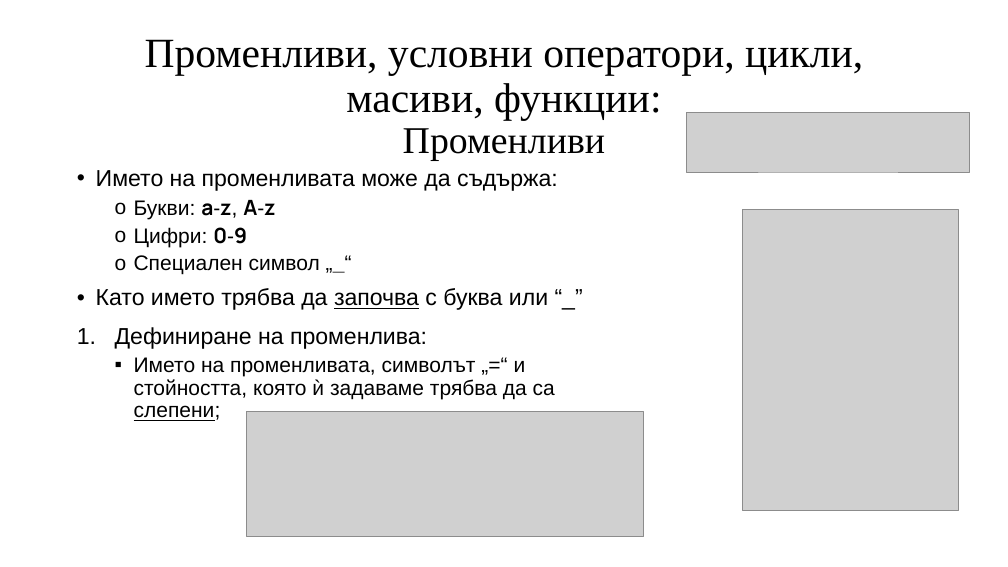
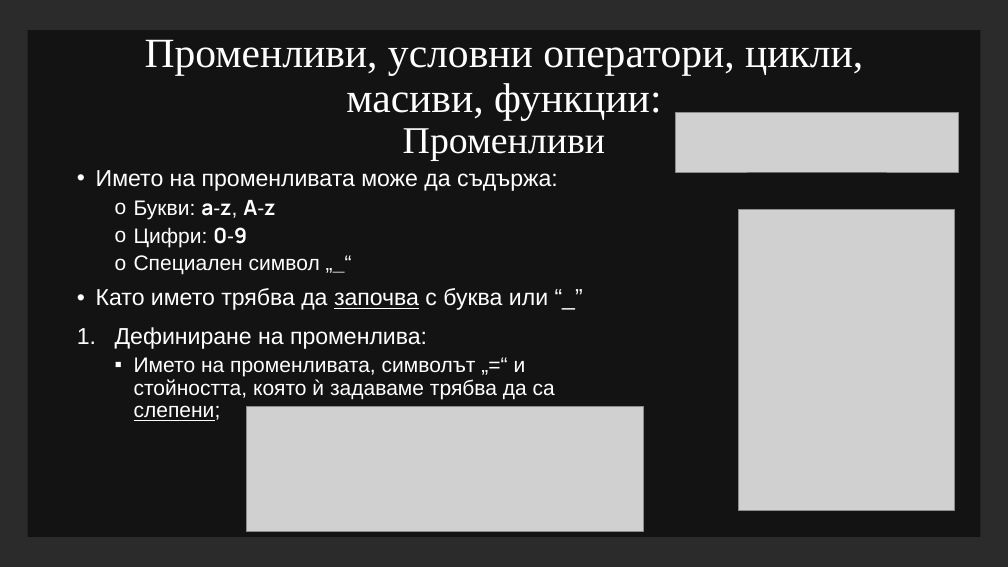
Before and after one commit to Rokyuto/School, a slide deck: slide 7 of Operating Systems/19205.pptx. Drawn at 1008x567 pixels with LibreOffice and Linux fonts; fonts in the diff are those of the drawing; grey boxes stand for pictures; background and template pictures are left out; a plain dark background stands for a picture behind light text. Boxes give left, top, right and bottom in pixels: in the first picture for what was removed or moved away, otherwise in the second. Text is boxed around its words. In the diff, an @@ line names an element or a change of style, - is before the commit and + after.

```diff
--- a/Operating Systems/19205.pptx
+++ b/Operating Systems/19205.pptx
@@ background #FFFFFF to picture (left out) @@
@@ rectangle added at (27, 30, 980, 537), fill #000000 at 55% opacity @@
@@ title "Променливи, условни оператори, цикли, масиви, ..." at (145, 39, 863, 161): text colour #000000 to #FFFFFF @@
@@ picture: place and size @@
-picture at (687, 112, 969, 172)
+picture at (676, 112, 959, 172)
@@ text "Името на променливата може да ..." at (96, 170, 558, 421): text colour #000000 to #FFFFFF @@
@@ picture: place and size @@
-picture at (743, 210, 958, 511)
+picture at (739, 210, 954, 511)
@@ picture: place and size @@
-picture at (247, 411, 644, 537)
+picture at (247, 406, 644, 532)
```
Also in this commit, not shown: 15 other slides changed, 15 slides added, 2 slides removed, 13 other files.
